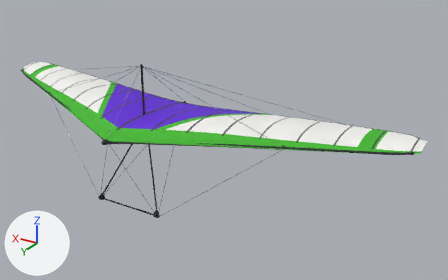
The Blender file assets/source/glider_icaro_alto.blend: old version first, new version second.
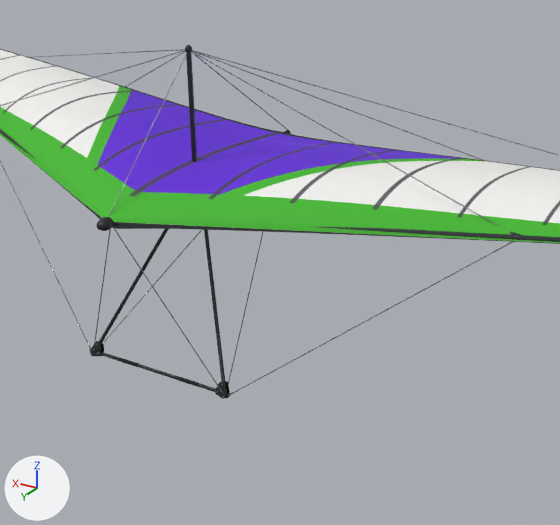
The first picture shows the older version from a 50 mm camera at (-7.15, 9.15, 4.55) aimed at (-1.23, -0.71, -0.39). The close-ups show the older and then the newer version on the part from 13% to 68% of the width and 16% to 98% of the height of that picture. Only the edits that show in the close-ups are written down. Lighting does not change. The marker at lower left points along +X, +Y and +Z.

Names of what the first close-up shows: 'ControlFrame', 'Frame', 'Sail'.
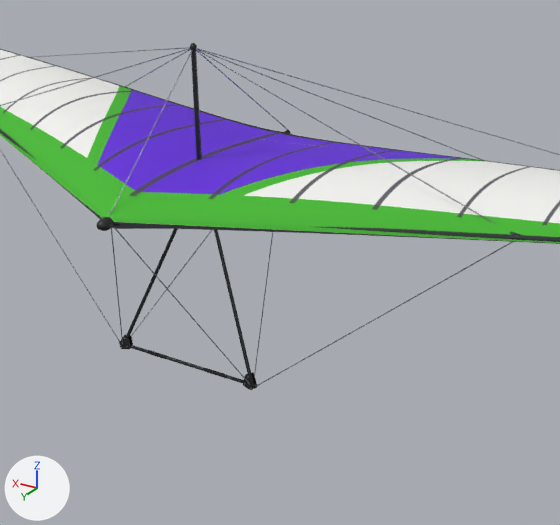
The newer file is also turned or shifted as a whole; pictures and numbers use the older file's frame.

Patch to the scene script:
```diff
--- a/assets/source/glider_icaro_alto.blend.py
+++ b/assets/source/glider_icaro_alto.blend.py
@@ me_frame @@
 me_frame.from_pydata(...)  # 1342 vertices, 1098 faces; spans x -4.89..4.89, y -1.44..1.49, z -0.01..1.25
 # used by ob_frame; location = (0.0, 0.0, 0.0)
+# me_frame part 1: the loose piece of 16 vertices spanning x -0.02..0.02, y 0.23..0.27, z 0.06..1.21 is moved by (0.0, -0.06, 0.0)
+# me_frame part 2: the loose piece of 48 vertices spanning x -0.03..0.03, y 0.22..0.28, z 1.17..1.25 is moved by (0.0, -0.06, 0.0)
+# me_frame part 3: all 48 vertices in x 0.0, y 0.25, z 1.21 are moved by (0.0, -0.06, 0.0)
 me_frame.materials.append(mat_tube_icaro_alto)
@@ me_controlframe @@
 # used by ob_controlframe; location = (0.0, 0.0, 0.0)
-me_controlframe.from_pydata(...)  # 3226 vertices, 1486 faces; spans x -2.9..2.9, y -1.1..1.34, z -1.54..0.09
+me_controlframe.from_pydata(...)  # 3226 vertices, 1486 faces; spans x -2.9..2.9, y -1.1..1.34, z -1.64..0.09
+# me_controlframe part 4: 3034 of 3226 vertices moved; they spanned x -0.79..0.79, y -0.05..0.94, z -1.54..0.09 and now span x -0.79..0.79, y 0.12..0.56, z -1.64..0.09; mean shift (0.0, -0.25, -0.07); largest move (-0.71, 0.9, -1.54) -> (-0.71, 0.5, -1.64)
+# other edits to the shape of me_controlframe do not show in these pictures
 me_controlframe.materials.append(mat_fitting)
```

Changed parts and their boxes (x1, y1, x2, y2) in the close-ups (560 x 525 px; the box of a moved part takes in the faces that stretch with it):
'ControlFrame', reshaped
    before: (0, 161, 512, 399)
    after: (0, 150, 513, 390)
'Frame', reshaped
    before: (0, 45, 560, 242)
    after: (0, 43, 560, 242)
part 1 of me_frame, moved or reshaped
    before: (186, 53, 197, 162)
    after: (191, 51, 202, 160)
part 2 of me_frame, moved or reshaped
    before: (185, 45, 192, 53)
    after: (190, 43, 197, 51)
part 3 of me_frame, moved or reshaped (mostly hidden)
    before: (0, 49, 560, 226)
    after: (0, 47, 560, 225)
